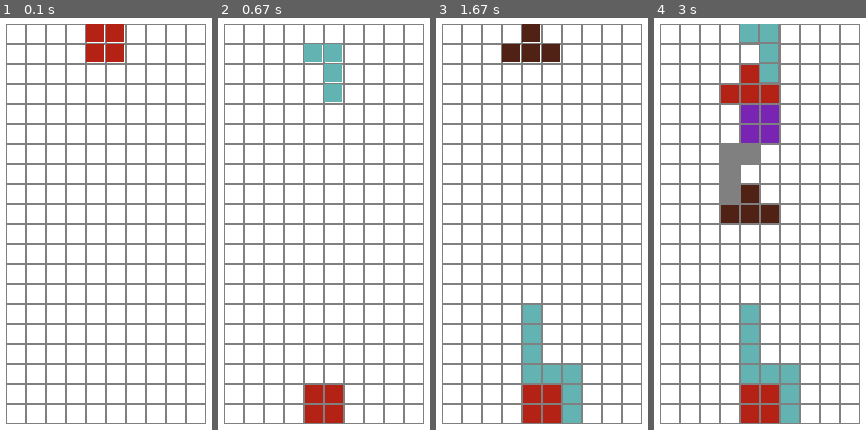
Above: before the commit, frames 1-4 (left to right).
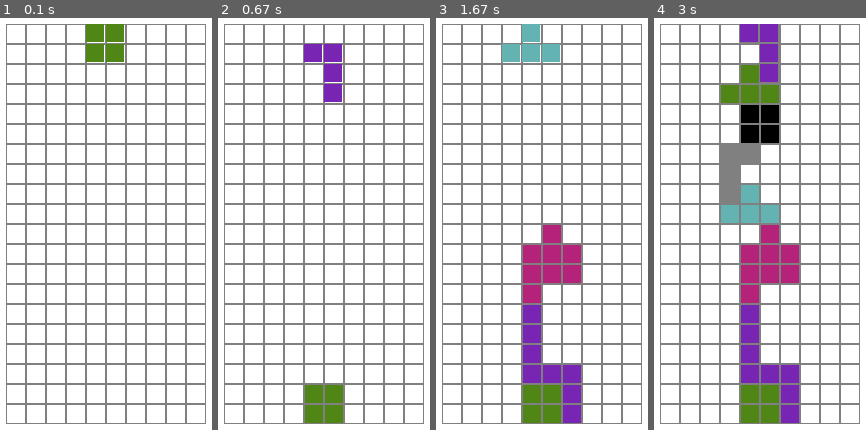
Above: after the commit, the same moments.

Repository: jeffreyperdue/ase-420-team-project
Game: pygame game, started from app.py
Two runs of this game, one before a commit and one after it. Both use one fixed random seed, a clock stepped at 60 frames per second and the inputs below.
Inputs:
- Up to frame 1 (0.1 s): no input
- Up to frame 2 (0.67 s): tap Space at 0.33 s
- Up to frame 3 (1.67 s): hold Right 0.67-1.13 s; tap Space at 0.73, 1.03, 1.23, 1.57 s; hold Up 1.17-1.47 s; hold Right from 1.5 s (still down)
- Up to frame 4 (3 s): tap Space at 1.87, 2.07, 2.37, 2.63 s; release Right at 1.97 s; hold Left 2-2.53 s; hold Down 2.57-2.87 s

The runs differ from the first frame. In frame 1, 1.5% of the frame differs, in the area x 40-59%, y 1-11%; in frame 2, 3.0%; in frame 3, 8.9%; in frame 4, 13%, in the area x 31-69%, y 1-99%.

Commit message:
fixed issue where pieces where sometimes generated with the color WHITE, and were incredibly hard to see, just reordered COLORS  in constants

Diff:
--- a/src/constants.py
+++ b/src/constants.py
@@ -14,6 +14,7 @@
 START_Y = 0
 
 # Define colors
+WHITE = (255, 255, 255)
 BLACK = (0, 0, 0)
 PURPLE = (120, 37, 179)
 TEAL = (100, 179, 179)
@@ -21,10 +22,10 @@
 GREEN = (80, 134, 22)
 RED = (180, 34, 22)
 PINK = (180, 34, 122)
-WHITE = (255, 255, 255)
 GRAY = (128, 128, 128)
 
 COLORS = (
+    WHITE,
     BLACK,
     PURPLE,
     TEAL,
@@ -32,7 +33,6 @@
     GREEN,
     RED,
     PINK,
-    WHITE,
     GRAY,
 )
 
